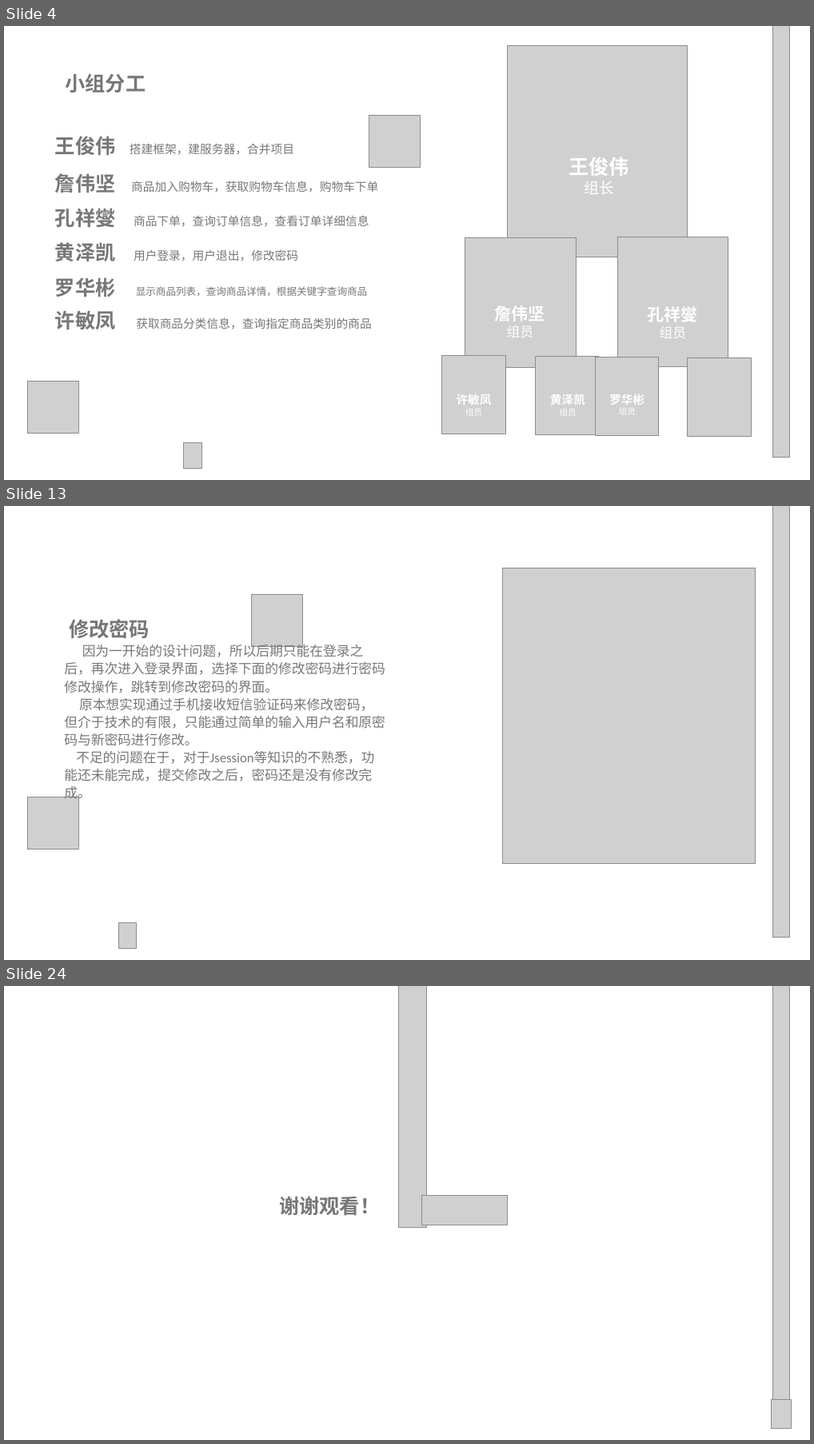
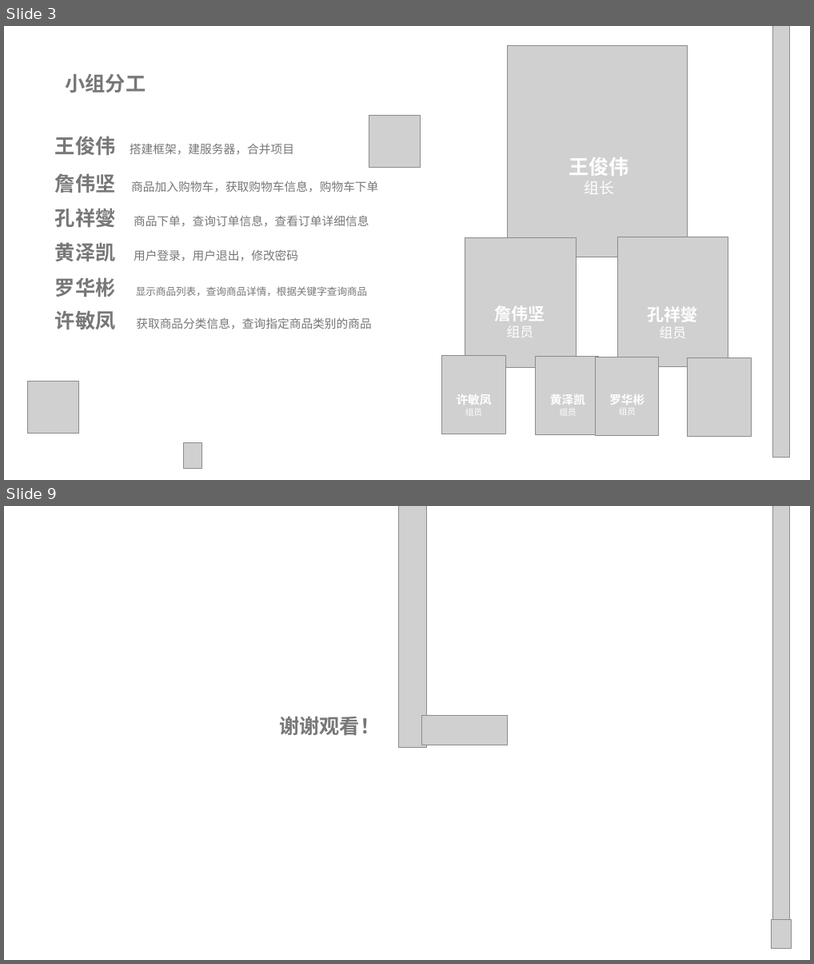
Before and after one commit to CC1AH/SummerTraining, a slide deck: 项目答辩总ppt.pptx. Shown one above the other, each under a label of ours: slides 4, 13 and 24 before the commit, slides 3 and 9 after it; the slides between them are not shown. The pictures are 814x1444 and 814x964 pixels, drawn with LibreOffice and Linux fonts; fonts in the diff are those of the drawing; grey boxes stand for pictures; background and template pictures are left out. Boxes give left, top, right and bottom in pixels: in the first picture for what was removed or moved away, otherwise in the second. Text is boxed around its words. In the diff, an @@ line names an element or a change of style, - is before the commit and + after.

```diff
--- a/项目答辩总ppt.pptx
+++ b/项目答辩总ppt.pptx
@@ slide 13 removed at (4, 506, 810, 960), background picture (left out) @@
@@ picture removed at (773, 506, 790, 937) @@
@@ picture removed at (502, 568, 755, 864) @@
@@ picture removed at (252, 594, 303, 646) @@
@@ text removed at (64, 619, 386, 801) @@
-修改密码
-因为一开始的设计问题，所以后期只能在登录之后，再次进入登录界面，选择下面的修改密码进行密码修改操作，跳转到修改密码的界面。
-原本想实现通过手机接收短信验证码来修改密码，但介于技术的有限，只能通过简单的输入用户名和原密码与新密码进行修改。
-不足的问题在于，对于Jsession等知识的不熟悉，功能还未能完成，提交修改之后，密码还是没有修改完成。
@@ picture removed at (27, 797, 79, 849) @@
@@ picture removed at (118, 923, 137, 948) @@
@@ what was slide 4 is now slide 3 @@
@@ what was slide 24 is now slide 9 @@
```
Also in this commit, not shown: 1 slide changed, 4 slides added, 18 other slides removed, 2 other files.
